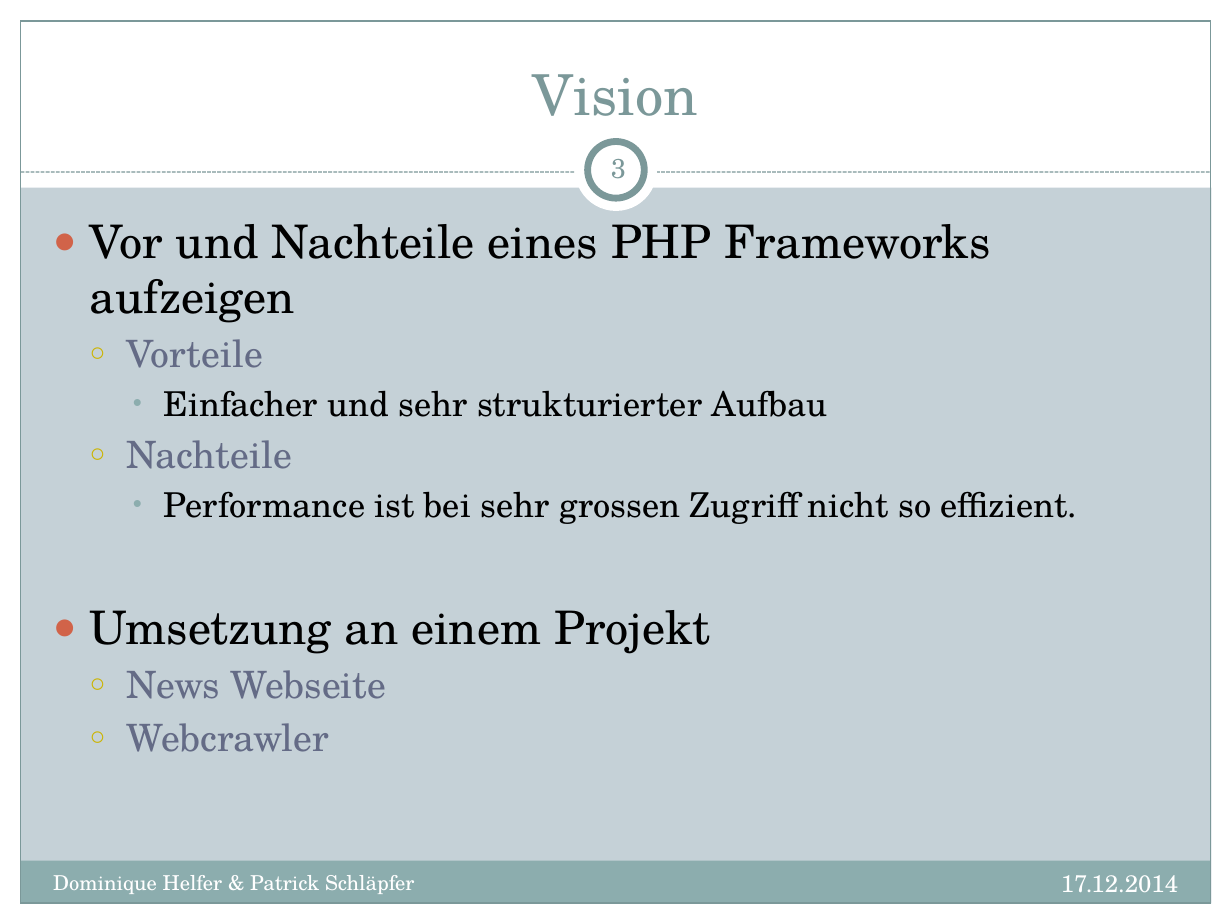
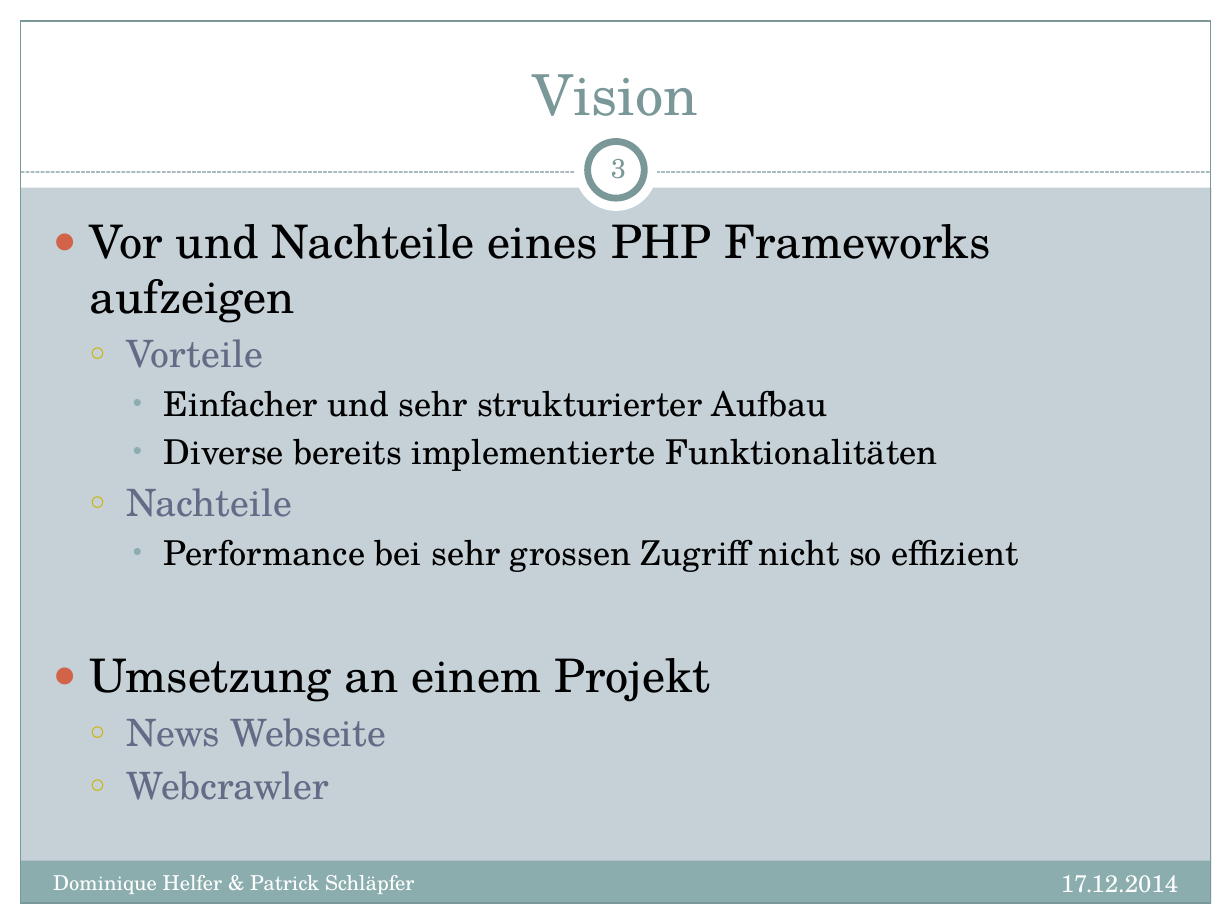
Before and after one commit to dhelfer/webprog, a slide deck: slide 3 of _doc/WebProg_Projekt.pptx. Drawn at 1232x924 pixels with LibreOffice and Linux fonts; fonts in the diff are those of the drawing. Boxes give left, top, right and bottom in pixels: in the first picture for what was removed or moved away, otherwise in the second. Text is boxed around its words. In the diff, an @@ line names an element or a change of style, - is before the commit and + after.

```diff
--- a/_doc/WebProg_Projekt.pptx
+++ b/_doc/WebProg_Projekt.pptx
@@ text at <box>164,438,937,471</box>: paragraph added @@
+    • Diverse bereits implementierte Funktionalitäten
@@ text at <box>164,539,1019,572</box>: text changed @@
-    • Performance ist bei sehr grossen Zugriff nicht so effizient.
+    • Performance bei sehr grossen Zugriff nicht so effizient
```
Also in this commit, not shown: 4 other slides changed, 1 other file.
